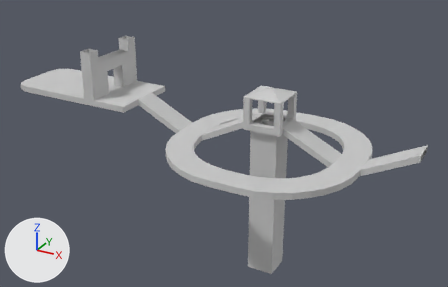
The FBX model Assets/gra_3d/geometry-14-room4part2.FBX, before and after one commit.
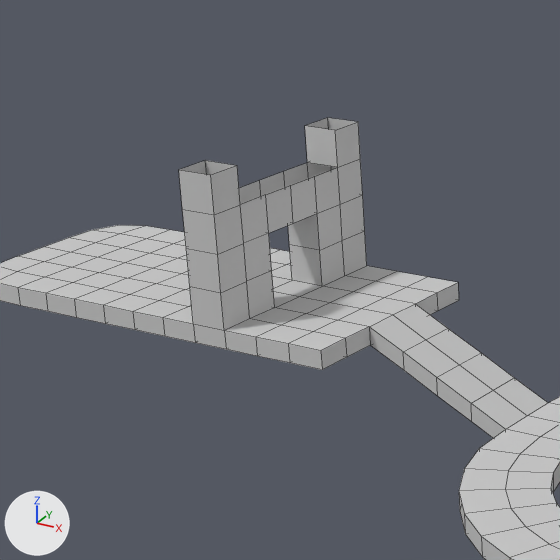
Each version is shown whole from a camera (50 mm lens) standing at (41.7, -23.66, 18.94) and looking at (30.23, -2.82, 8.51), then close up on the part from 6% to 44% of the width and 0% to 59% of the height. The lights are fixed; the arrows at lower left show +X, +Y and +Z. The close-ups show mesh edges as thin lines. Where no turn or scale is listed for an object, it has been applied to the vertices.

The older version as bpy lines, for what is in view:
```python
me_mesh = bpy.data.meshes.new('Mesh')
me_mesh.from_pydata(...)  # 838 vertices, 782 faces; spans x -11.9..5.8, y -3.8..3.8, z -4.7..3.9
me_mesh.materials.append(mat_01___default)  # its picture is missing
ob_room4_part2 = bpy.data.objects.new('room4-part2', me_mesh)
ob_room4_part2.location = (32.51, -3.3, 8.26)
```
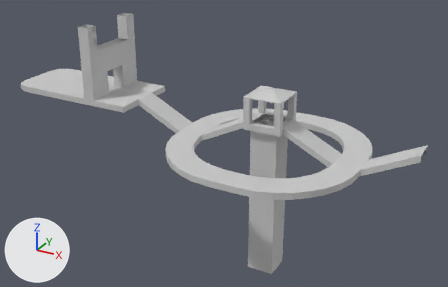
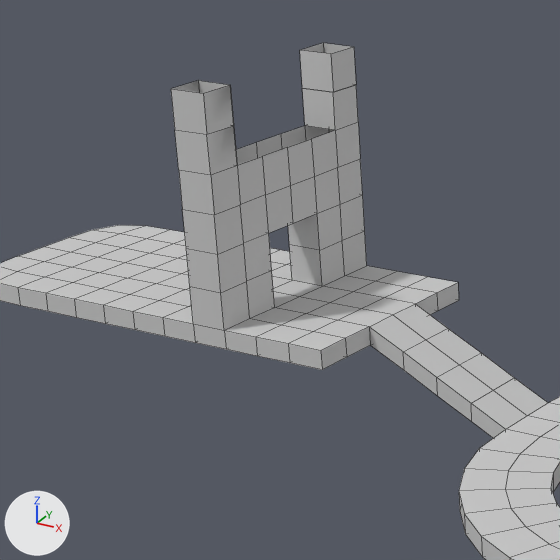
Where the change shows, as pixel boxes [x1, y1, x2, y2] in the close-ups (560 x 560 px):
```json
{"object": "room4-part2", "change": "reshaped", "before": [0, 118, 560, 560], "after": [0, 43, 560, 560]}
{"part": 1, "of": "me_mesh", "change": "built on", "before": [179, 118, 360, 215], "after": [171, 43, 360, 215]}
```

The change, as JSON lines over the scene's bpy script:
```json
{"block": "me_mesh", "where": "# used by ob_room4_part2; location = (32.51, -3.3, 8.26)"}
{"op": "remove", "block": "me_mesh", "code": "me_mesh.from_pydata(...)  # 838 vertices, 782 faces; spans x -11.9..5.8, y -3.8..3.8, z -4.7..3.9"}
{"op": "add", "block": "me_mesh", "code": "me_mesh.from_pydata(...)  # 886 vertices, 804 faces; spans x -11.9..5.8, y -3.8..3.8, z -4.7..4.9"}
{"block": "me_mesh", "change": "me_mesh part 1"}
{"block": "me_mesh", "change": "8 faces are deleted"}
{"block": "me_mesh", "change": "22 vertices are added at x -7.9..-7.4, y -1.5..1.5, z 3.4..4.9"}
{"block": "me_mesh", "change": "8 new vertices lie (0.0, 0.0, 0.5) away from vertices in x -7.9..-7.4, y -1.5..1.5, z 3.9"}
{"block": "me_mesh", "change": "10 new vertices lie (0.0, 0.0, -0.5) away from vertices in x -7.9..-7.4, y -1.5..1.5, z 3.9..4.4"}
{"block": "me_mesh", "change": "8 new vertices lie (0.5, 0.0, 0.0) away from vertices in x -7.9, y -1.5..1.5, z 4.4..4.9"}
{"block": "me_mesh", "change": "30 new faces join them"}
```
